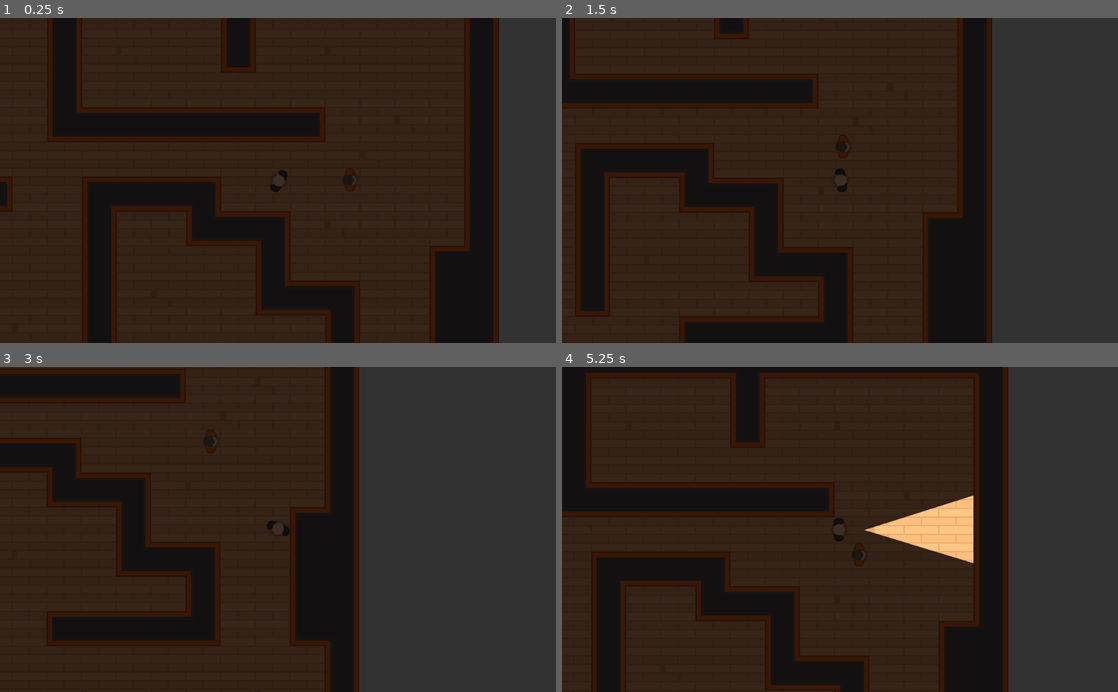
Above: before the commit, frames 1-4 (two rows, left to right).
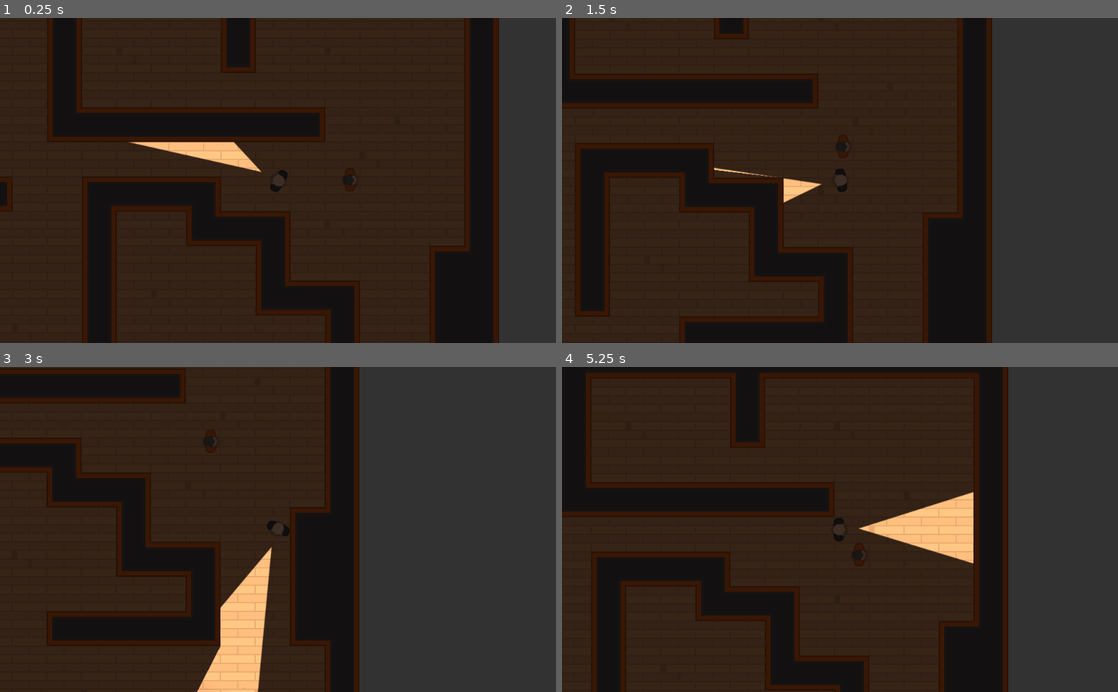
Above: after the commit, the same moments.

Repository: szenzaro/light2dexample
Game: Godot game, scene res://Levels/TemplateLevel.tscn
Same seed, same stepped clock (60 frames per second), same inputs: the game is played once before the commit and once after it.
Inputs (mouse positions are in pixels of both pictures, inside the frame that each line leads up to):
- Up to frame 1 (0.25 s): no input
- Up to frame 2 (1.5 s): tap Enter at 0.5 s; move the mouse to (962, 164) at 0.52 s; hold D (move_right) 0.53-1.28 s; tap Space (torchtoggle, bound only after the commit) at 0.6, 1.35 s; move the mouse to (728, 196) at 1.27 s; hold S (move_down) from 1.28 s (still down)
- Up to frame 3 (3 s): move the mouse to (333, 458) at 2.02 s; release S (move_down) at 2.03 s; hold D (move_right) 2.03-2.78 s; tap Space (torchtoggle, bound only after the commit) at 2.1, 2.85 s; move the mouse to (250, 594) at 2.77 s; hold W (move_up) from 2.78 s (still down)
- Up to frame 4 (5.25 s): move the mouse to (1006, 578) at 3.52 s; release W (move_up) at 3.53 s; hold A (move_left) 3.53-5.03 s; tap Space (torchtoggle, bound only after the commit) at 3.6, 4.35, 5, 5.1 s; move the mouse to (673, 480) at 4.27 s; move the mouse to (867, 529) at 5.02 s; hold S (move_down) from 5.03 s (still down)

The runs differ from the first frame. In frame 1, 0.9% of the frame differs, in the area x 23-47%, y 38-48%; in frame 2, 0.3%; in frame 3, 3.1%, in the area x 35-49%, y 55-100%; in frame 4, 0.3%.

Commit message:
Fix Light

Diff:
--- a/Chracter/Player.gd
+++ b/Chracter/Player.gd
@@ -21,3 +21,8 @@
 
 	motion.x = lerp(motion.x , 0, FRICTION)
 	motion.y = lerp(motion.y , 0, FRICTION)
+
+
+func _input(event: InputEvent) -> void:
+	if Input.is_action_just_pressed("torchtoggle"):
+		$Torch.enabled = !$Torch.enabled
--- a/Chracter/Player.tscn
+++ b/Chracter/Player.tscn
@@ -3,7 +3,7 @@
 [ext_resource path="res://Chracter/TemplateCharacter.tscn" type="PackedScene" id=1]
 [ext_resource path="res://Chracter/Player.gd" type="Script" id=2]
 [ext_resource path="res://GFX/PNG/Hitman 1/hitman1_stand.png" type="Texture" id=3]
-[ext_resource path="res://Lightmaps/Torch.tscn" type="PackedScene" id=5]
+[ext_resource path="res://Lightmaps/torchmap.png" type="Texture" id=4]
 
 [node name="Player" instance=ExtResource( 1 )]
 script = ExtResource( 2 )
@@ -11,6 +11,8 @@
 [node name="Sprite" parent="." index="0"]
 texture = ExtResource( 3 )
 
-[node name="Torch" parent="." index="2" instance=ExtResource( 5 )]
-offset = Vector2( 360, 0 )
-shadow_color = Color( 0.403922, 0.266667, 0.266667, 0 )
+[node name="Torch" type="Light2D" parent="." index="3"]
+position = Vector2( 19.2222, -2.74602 )
+texture = ExtResource( 4 )
+offset = Vector2( 330, 0 )
+shadow_enabled = true
--- a/project.godot
+++ b/project.godot
@@ -41,6 +41,11 @@
 "events": [ Object(InputEventKey,"resource_local_to_scene":false,"resource_name":"","device":0,"alt":false,"shift":false,"control":false,"meta":false,"command":false,"pressed":false,"scancode":68,"unicode":0,"echo":false,"script":null)
  ]
 }
+torchtoggle={
+"deadzone": 0.5,
+"events": [ Object(InputEventKey,"resource_local_to_scene":false,"resource_name":"","device":0,"alt":false,"shift":false,"control":false,"meta":false,"command":false,"pressed":false,"scancode":32,"unicode":0,"echo":false,"script":null)
+ ]
+}
 
 [rendering]
 
Not shown: 2 places in Chracter/TemplateCharacter.tscn that only renumber resources
Binary file added: Lightmaps/LightMap.png
Not shown, changed: Lightmaps/LightMap.png.import
Binary file added: Lightmaps/torchmap2.png
Not shown, changed: Lightmaps/torchmap2.png.import
